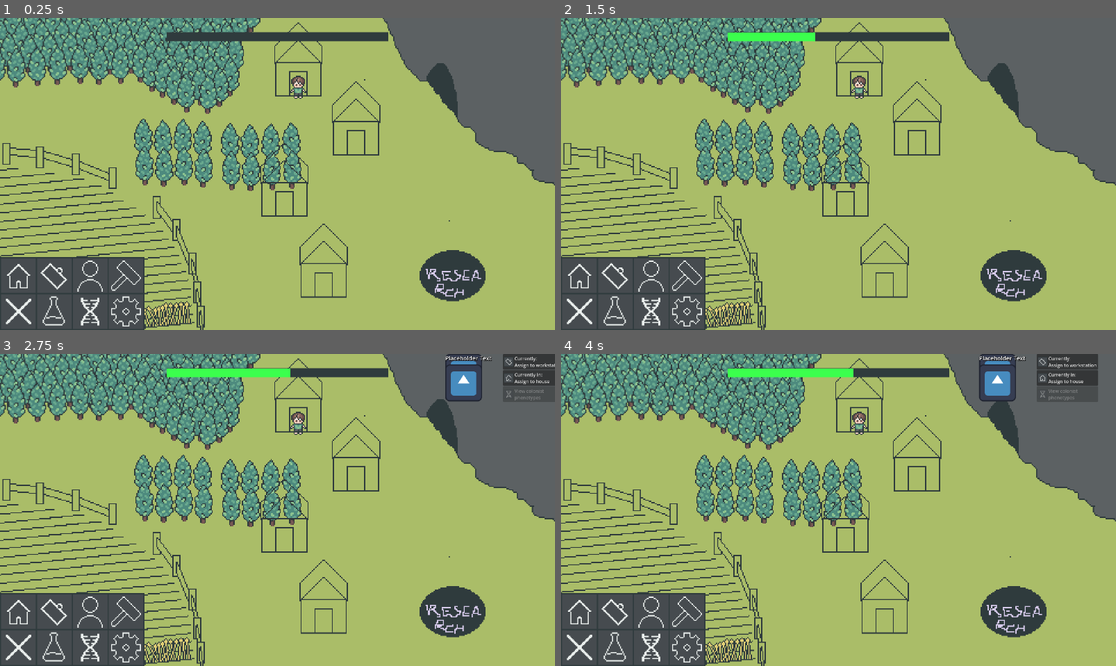
Above: before the commit, frames 1-4 (two rows, left to right).
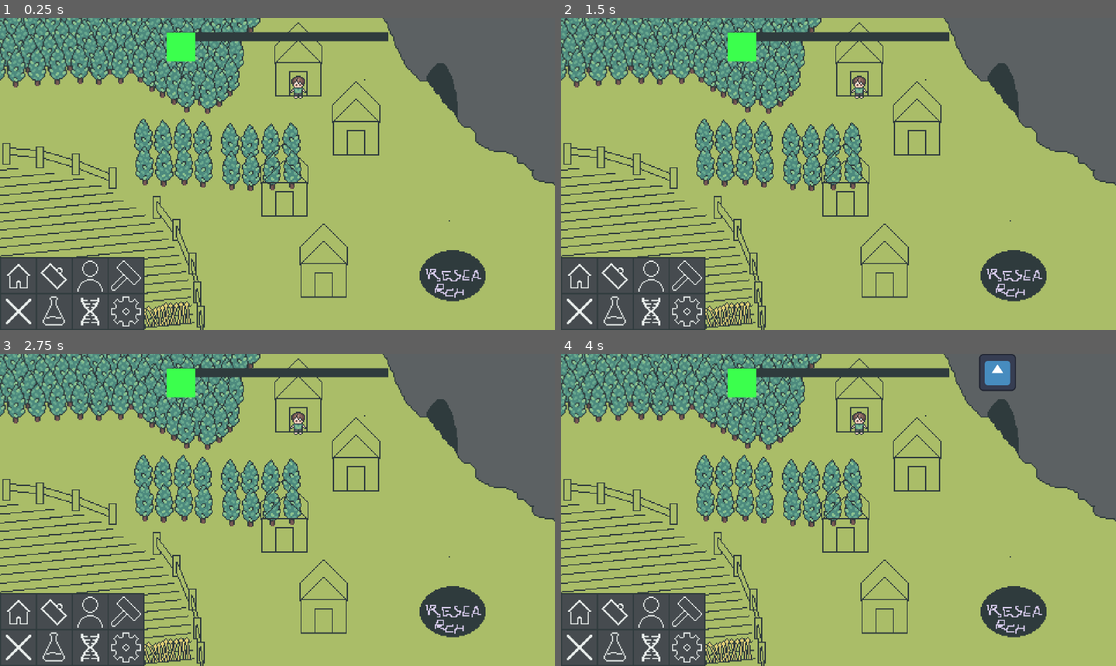
Above: after the commit, the same moments.

Repository: Lueegee1/EksamenDDU
Game: Godot game, scene res://Scenes/Root.tscn
Two runs of this game, one before a commit and one after it. Both use one fixed random seed, a clock stepped at 60 frames per second and the inputs below. The engine's default icon, where the game draws it, is replaced by a stand-in: a white triangle on a blue panel in a dark square.
Inputs (mouse positions are in pixels of both pictures, inside the frame that each line leads up to):
- Up to frame 1 (0.25 s): no input
- Up to frame 2 (1.5 s): click (583, 280) at 0.5 s; click (622, 280) at 1.25 s
- Up to frame 3 (2.75 s): click (94, 616) at 2 s
- Up to frame 4 (4 s): click (694, 616) at 2.75 s; click (583, 653) at 3.5 s

The runs differ from the first frame. In frame 1, 0.5% of the frame differs, in the area x 30-36%, y 4-15%; in frame 2, 0.7%; in frame 3, 2.7%, in the area x 30-100%, y 0-16%; in frame 4, 2.4%.
Error after the commit: Invalid access to property or key 'average_happiness' on a base object of type 'Nil'. (res://Scripts/UI.gd:94)

Commit message:
Assigning of colonists to workplaces

Diff:
--- a/ddu-eksamen/Scenes/ColonistCard.gd
+++ b/ddu-eksamen/Scenes/ColonistCard.gd
@@ -1,12 +1,16 @@
 extends Control
 
+@onready var name_tag = $Label
+@onready var sprite = $Sprite
 
 # Called when the node enters the scene tree for the first time.
 func _ready() -> void:
-	$WorkButton.get_popup().id_pressed.connect(_on_item_pressed)
+	$WorkButton.get_popup().id_pressed.connect(_on_work_pressed)
+	$HouseButton.get_popup().id_pressed.connect(_on_house_pressed)
+
 	pass # Replace with function body.
 
-func _on_item_pressed(id) -> void:
+func _on_work_pressed(id) -> void:
 	var popup = $WorkButton.get_popup()
 	var index = popup.get_item_index(id)
 
@@ -16,7 +20,35 @@
 
 	# Check the one that was pressed
 	popup.set_item_checked(index, true)
+	var workplace: String
+	if id == 0:
+		workplace = "farm"
+	if id == 1:
+		workplace = "mine"
+	if id == 2:
+		workplace = "plants"
+	if id ==3:
+		workplace = "research_lab"
+	if id ==4:
+		workplace = "unemployed"
+	Global.GameManager.assign_colonist_to_workplace(name_tag.text, workplace)
+	print(name_tag.text + " was assigned to " + Global.GameManager.workers_dict[name_tag.text])
 
-# Called every frame. 'delta' is the elapsed time since the previous frame.
+func _on_house_pressed(id) -> void:
+	var popup = $HouseButton.get_popup()
+	var index = popup.get_item_index(id)
+
+	# Uncheck all items first
+	for i in popup.item_count:
+		popup.set_item_checked(i, false)
+
+	# Check the one that was pressed
+	popup.set_item_checked(index, true)
+
+func setup(colonist_name, colonist_sprite):
+	sprite.texture = load(colonist_sprite)
+	name_tag.text = colonist_name
+	pass
+# Called every frame. 'delta' is the elapsed time since the u frame.
 func _process(delta: float) -> void:
 	pass
--- a/ddu-eksamen/Scenes/ColonistCard.tscn
+++ b/ddu-eksamen/Scenes/ColonistCard.tscn
@@ -42,13 +42,22 @@
 icon = ExtResource("2_macvx")
 flat = false
 alignment = 0
-item_count = 2
-popup/item_0/text = "Foraging"
+item_count = 5
+popup/item_0/text = "Leisure"
 popup/item_0/checkable = 1
-popup/item_0/id = 0
-popup/item_1/text = "Mining"
+popup/item_0/id = 4
+popup/item_1/text = "Foraging"
 popup/item_1/checkable = 1
-popup/item_1/id = 1
+popup/item_1/id = 0
+popup/item_2/text = "Lumbering"
+popup/item_2/checkable = 1
+popup/item_2/id = 2
+popup/item_3/text = "Mining"
+popup/item_3/checkable = 1
+popup/item_3/id = 1
+popup/item_4/text = "Studying"
+popup/item_4/checkable = 1
+popup/item_4/id = 3
 
 [node name="HouseButton" type="MenuButton" parent="." unique_id=1177305686]
 layout_mode = 0
@@ -61,10 +70,19 @@
 icon = ExtResource("3_dybca")
 flat = false
 alignment = 0
-item_count = 1
-popup/item_0/text = "Foraging"
+item_count = 4
+popup/item_0/text = "House 1"
 popup/item_0/checkable = 1
 popup/item_0/id = 0
+popup/item_1/text = "House 2"
+popup/item_1/checkable = 1
+popup/item_1/id = 1
+popup/item_2/text = "House 3"
+popup/item_2/checkable = 1
+popup/item_2/id = 2
+popup/item_3/text = "House 4"
+popup/item_3/checkable = 1
+popup/item_3/id = 3
 
 [node name="GeneButton" type="MenuButton" parent="." unique_id=2046734050]
 layout_mode = 0
--- a/ddu-eksamen/Scenes/Game.tscn
+++ b/ddu-eksamen/Scenes/Game.tscn
@@ -22,7 +22,6 @@
 [ext_resource type="Texture2D" uid="uid://dno26u0libpru" path="res://Assets/temp files/buttons/Sprite-0003-Sheet7.png" id="19_jn8rg"]
 [ext_resource type="Texture2D" uid="uid://bronxu1ra3c4l" path="res://Assets/temp files/buttons/Sprite-0003-Sheet-Sheet7.png" id="20_umnjm"]
 [ext_resource type="Texture2D" uid="uid://wf57ycnil5u2" path="res://icon.svg" id="21_vvhu1"]
-[ext_resource type="PackedScene" uid="uid://c51w70mvytncd" path="res://Scenes/ColonistCard.tscn" id="22_lbihj"]
 
 [node name="Main" type="Node2D" unique_id=1552147815]
 script = ExtResource("1_gl6un")
@@ -139,10 +138,6 @@
 layout_mode = 0
 offset_right = 128.0
 offset_bottom = 128.0
-texture = ExtResource("21_vvhu1")
-
-[node name="ColonistCard" parent="UI/RootMenu/ColonistMenu" unique_id=768999311 instance=ExtResource("22_lbihj")]
-layout_mode = 0
 
 [node name="WorkingTemplate" type="Sprite2D" parent="." unique_id=1840243623]
 position = Vector2(578, 323)
--- a/ddu-eksamen/Scripts/GameManager.gd
+++ b/ddu-eksamen/Scripts/GameManager.gd
@@ -1,6 +1,7 @@
 extends Node
 
 # Setting Up Dictionaries, Lists and Variables -----------------------------------------------------------------------
+
 var food_security_constant: float = 1.0
 var data: Dictionary = {}
 var colonist_dict: Dictionary = {}
@@ -34,7 +35,6 @@
 	"house2": [600,370]
 
 }
-
 signal value_changed
 const SAVE_FILE = "user://database.json"
 var is_starving = false
@@ -116,6 +116,7 @@
 # On Startup Function calls --------------------------------------------------------------------------------------------------
 
 func _ready():
+	Global.GameManager = self
 	value_changed.connect(save_game)
 	load_names_from_json("res://data/names.json")
 	load_traits_from_json("res://data/traits.json")
@@ -123,7 +124,6 @@
 	# the below two lines should be turned into real lines when we want to test the save sytem
 	#if not load_game():
 	get_new_colony(colony_start_amount)
-
 
 #colonist pathfinding and location functions:
 func get_workstation_position(workplace: String) -> Array:
@@ -445,7 +445,7 @@
 		return true
 	return false #returns false if the assignment was unsuccesfull
 
-func assign_colonist(colonist_name: String, workplace: String) -> bool: #helper function to assign a specific colonist to a specific workplace
+func assign_colonist_to_workplace(colonist_name: String, workplace: String) -> bool: #helper function to assign a specific colonist to a specific workplace
 	if colonist_name not in colonist_dict:
 		return false
 	workers_dict[colonist_name] = workplace
--- a/ddu-eksamen/Scripts/Global.gd
+++ b/ddu-eksamen/Scripts/Global.gd
@@ -12,12 +12,6 @@
 
 
 var SceneChanger
+var GameManager
 
 #func _ready() -> void:
-
-
-
-func _process(delta: float) -> void:
-
-
-	pass
--- a/ddu-eksamen/Scripts/UI.gd
+++ b/ddu-eksamen/Scripts/UI.gd
@@ -9,7 +9,7 @@
 @onready var work_menu = $RootMenu/WorkMenu
 @onready var colonist_menu = $RootMenu/ColonistMenu
 
-
+const character_card = preload("res://Scenes/ColonistCard.tscn")
 const bar_max_width = 768.0  # 2/5 of 1920
 const bar_height = 30
 const lerp_speed = 0.1
@@ -23,6 +23,9 @@
 var build_open = false
 var research_open = false
 var colonist_open = false
+
+var colonists_card_dict: Dictionary = {}
+const card_spacing = 160
 
 func position_elements() -> void:
 	#Bar
@@ -64,8 +67,26 @@
 	else:
 		root_pos = root_closed_pos
 	root_menu.position = root_menu.position.lerp(root_pos, 1.0-pow(lerp_speed, delta))
-	pass
+	if not build_open:
+		build_menu.visible = false
+	else:
+		build_menu.visible = true
+	if not research_open:
+		research_menu.visible = false
+	else:
+		research_menu.visible = true
+	if not colonist_open:
+		colonist_menu.visible = false
+	else:
+		colonist_menu.visible = true
 
+	for character in Global.GameManager.colonist_dict:
+		if character not in colonists_card_dict:
+			var card = character_card.instantiate()
+			$RootMenu/ColonistMenu.add_child(card)
+			card.setup(character, "res://icon.svg")
+			colonists_card_dict[character] = card
+			card.position = Vector2(0,(len(colonists_card_dict)-1)*card_spacing)
 
 func _ready() -> void:
 	position_elements()
--- a/ddu-eksamen/project.godot
+++ b/ddu-eksamen/project.godot
@@ -17,7 +17,7 @@
 
 [autoload]
 
-Global="*uid://bjw1gkbm8tlki"
+Global="*uid://b4xuwnefu4th4"
 
 [display]
 
